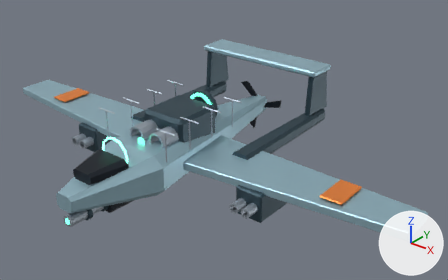
The Blender file out/combat_reference/m03/m03.blend as it was, and as the next commit left it.
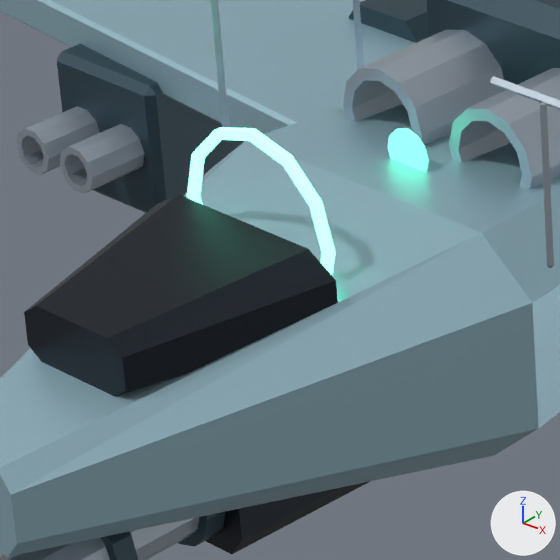
Each version appears first whole from a camera (50 mm lens) standing at (6.07, -6.4, 5.65) and looking at (0.55, 0.5, 1.37), and next in a close-up on the part from 15% to 38% of the width and 41% to 76% of the height. Arrows for +X, +Y and +Z are at lower right; the lights stay in place. The first two pictures are the older version. Both versions are drawn at frame 19 of the action 'm03:heavy:fx_heavy_wake'; the numbers are the values there.

The first close-up shows 'Combat compression annulus.004', 'Dark nose canopy', 'Faceted aerodynamic fuselage', 'Heavy payload armored housing', 'Light weapon open bore', 'Light weapon receiver', 'Payload launcher open cell', 'Payload launcher open cell.001', 'Reference wing planform', 'Underwing rocket bore', 'Underwing rocket bore.001', 'Underwing rocket pod' and 8 more.
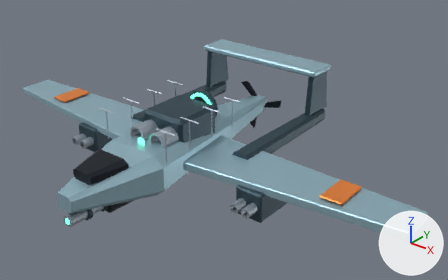
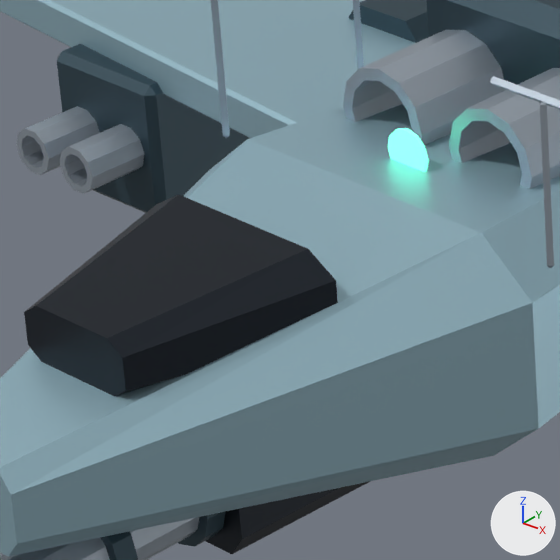
ob_fx_heavy_wake is not drawn itself; it is the parent of ob_combat_compression_annulus_004.

Edits to the bpy script that builds the scene:
```text
Change ob_fx_heavy_wake:
    ob_fx_heavy_wake.location: (0.0, -0.517, 0.0) -> (0.0, 0.231, 0.0)
    ob_fx_heavy_wake.scale: (0.885, 0.885, 0.885) -> (0.0668, 0.0668, 0.0668)
Remove ob_combat_compression_annulus_004:
    ob_combat_compression_annulus_004 = bpy.data.objects.new('Combat compression annulus.004', me_combat_compression_annulus_004)
    ob_combat_compression_annulus_004.parent = ob_fx_heavy_wake
    ob_combat_compression_annulus_004.location = (0.0, 0.0, 0.0)
```

Boxes (x1, y1, x2, y2) around the edits, measured in the close-ups (560 x 560 px):
'Combat compression annulus.004', deleted
    before: (187, 127, 336, 275)
